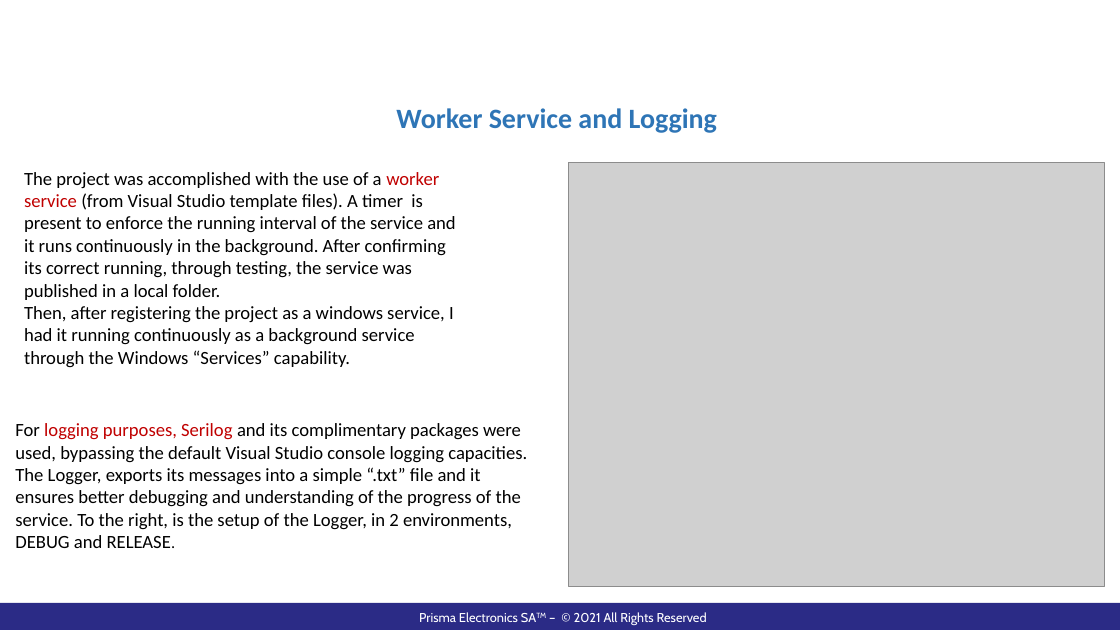
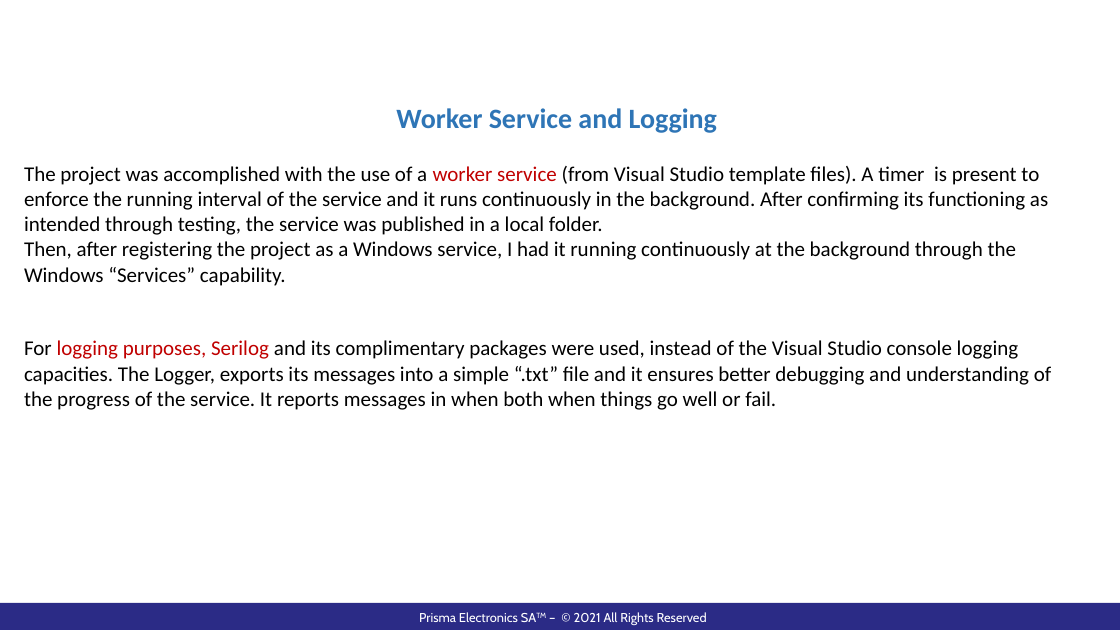
Before and after one commit to pazo0z0o/WorkRelatedLearning, a slide deck: slide 6 of ShipBunkerWindowsService/Documentation/WebScraperPresentation.pptx. Drawn at 1120x630 pixels with LibreOffice and Linux fonts; fonts in the diff are those of the drawing; grey boxes stand for pictures; background and template pictures are left out. Boxes give left, top, right and bottom in pixels: in the first picture for what was removed or moved away, otherwise in the second. Text is boxed around its words. In the diff, an @@ line names an element or a change of style, - is before the commit and + after.

```diff
--- a/ShipBunkerWindowsService/Documentation/WebScraperPresentation.pptx
+++ b/ShipBunkerWindowsService/Documentation/WebScraperPresentation.pptx
@@ text at (x1=24, y1=166, x2=1048, y2=286): text changed; size 16 to 18 pt @@
-The project was accomplished with the use of a worker service (from Visual Studio template files). A timer is present to enforce the running interval of the service and it runs continuously in the background. After confirming its correct running, through testing, the service was published in a local folder.
-Then, after registering the project as a windows service, I had it running continuously as a background service through the Windows “Services” capability.
+The project was accomplished with the use of a worker service (from Visual Studio template files). A timer is present to enforce the running interval of the service and it runs continuously in the background. After confirming its functioning as intended through testing, the service was published in a local folder.
+Then, after registering the project as a Windows service, I had it running continuously at the background through the Windows “Services” capability.
@@ picture removed at (x1=569, y1=162, x2=1105, y2=586) @@
@@ text at (x1=24, y1=340, x2=1051, y2=410): text changed; size 16 to 18 pt @@
-For logging purposes, Serilog and its complimentary packages were used, bypassing the default Visual Studio console logging capacities. The Logger, exports its messages into a simple “.txt” file and it ensures better debugging and understanding of the progress of the service. To the right, is the setup of the Logger, in 2 environments, DEBUG and RELEASE.
+For logging purposes, Serilog and its complimentary packages were used, instead of the Visual Studio console logging capacities. The Logger, exports its messages into a simple “.txt” file and it ensures better debugging and understanding of the progress of the service. It reports messages in when both when things go well or fail.
```
Also in this commit, not shown: 8 other slides changed, 2 other files.
